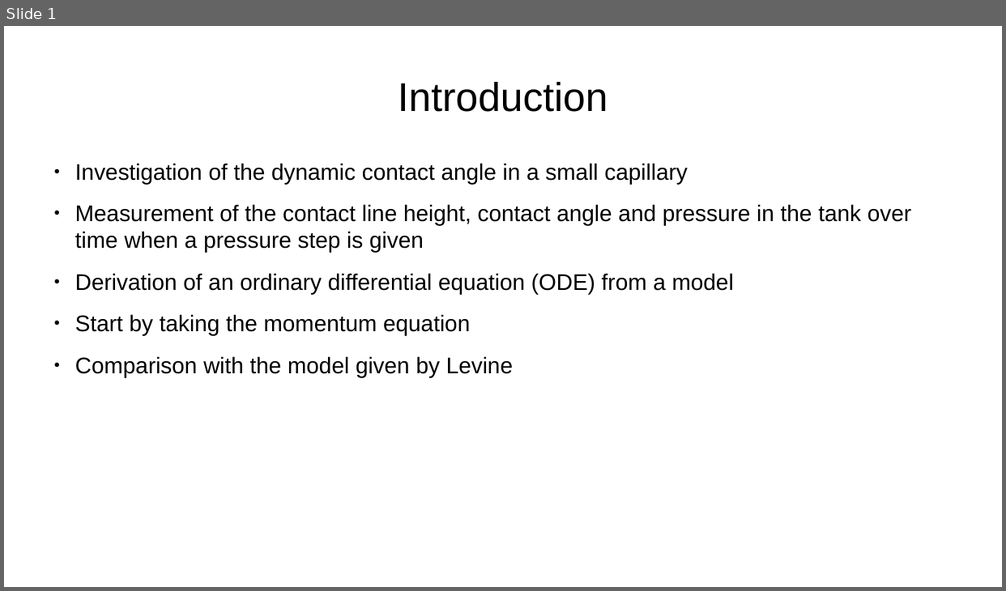
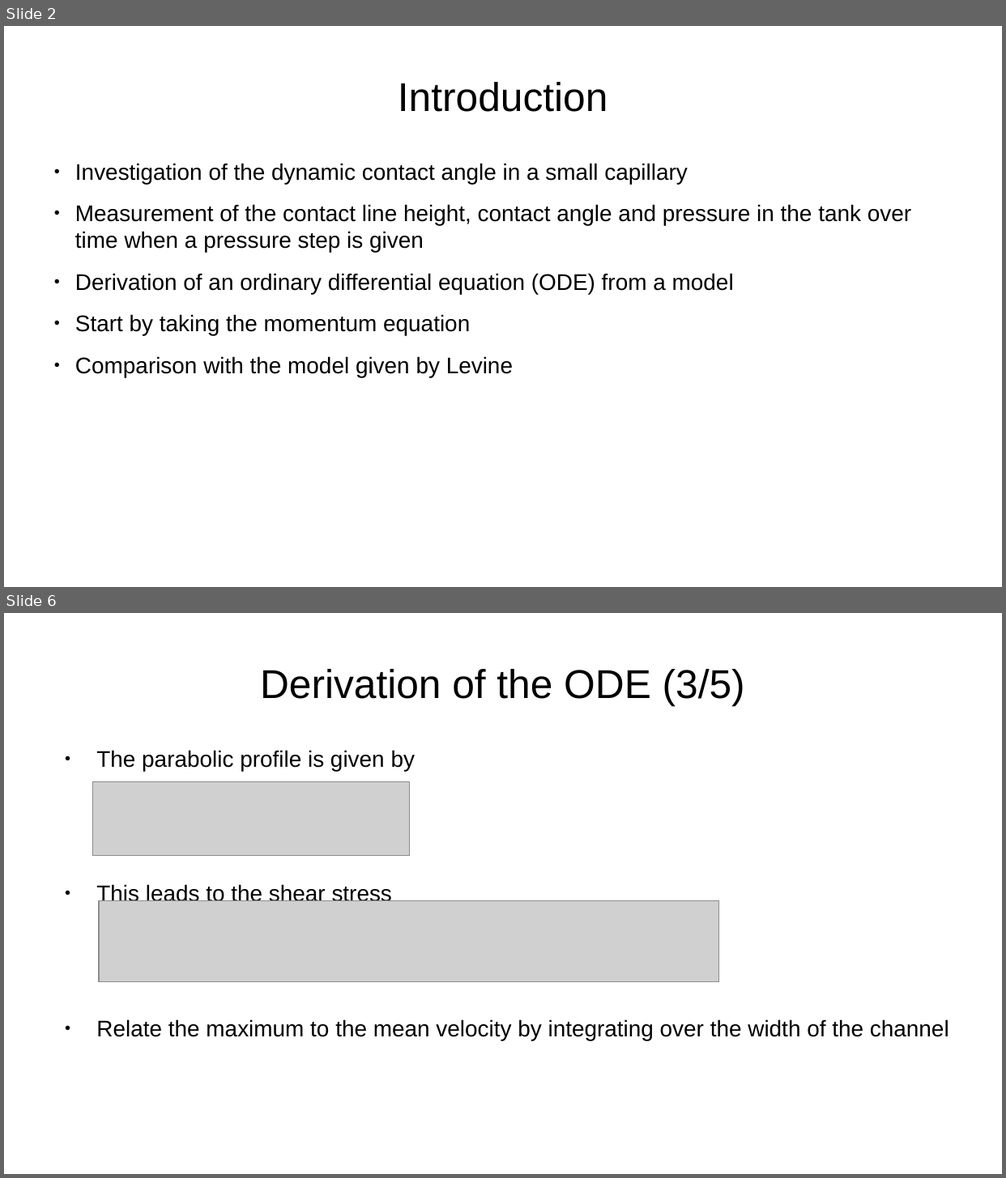
Before and after one commit to ManuelRatz/ratzVKI, a slide deck: Slides/equation_derivation.odp. Shown one above the other, each under a label of ours: slide 1 before the commit, slides 2 and 6 after it; the slides between them are not shown. The pictures are 1006x591 and 1006x1178 pixels, drawn with LibreOffice and Linux fonts; fonts in the diff are those of the drawing; grey boxes stand for pictures. Boxes give left, top, right and bottom in pixels: in the first picture for what was removed or moved away, otherwise in the second. Text is boxed around its words. In the diff, an @@ line names an element or a change of style, - is before the commit and + after.

```diff
--- a/Slides/equation_derivation.odp
+++ b/Slides/equation_derivation.odp
@@ slide 6 added at <box>4,613,1002,1174</box>, background #FFFFFF @@
@@ title added at <box>260,669,745,705</box>, 32 pt, text #000000 @@
+Derivation of the ODE (3/5)
@@ text added at <box>96,750,949,1041</box>, 18 pt, text #000000 @@
+● The parabolic profile is given by
+● This leads to the shear stress
+● Relate the maximum to the mean velocity by integrating over the width of the channel
@@ picture added at <box>93,781,410,856</box> @@
@@ picture added at <box>99,901,719,982</box> @@
@@ what was slide 1 is now slide 2 @@
```
Also in this commit, not shown: 5 slides changed, 2 other slides added, 2 slides removed, 4 other files.
